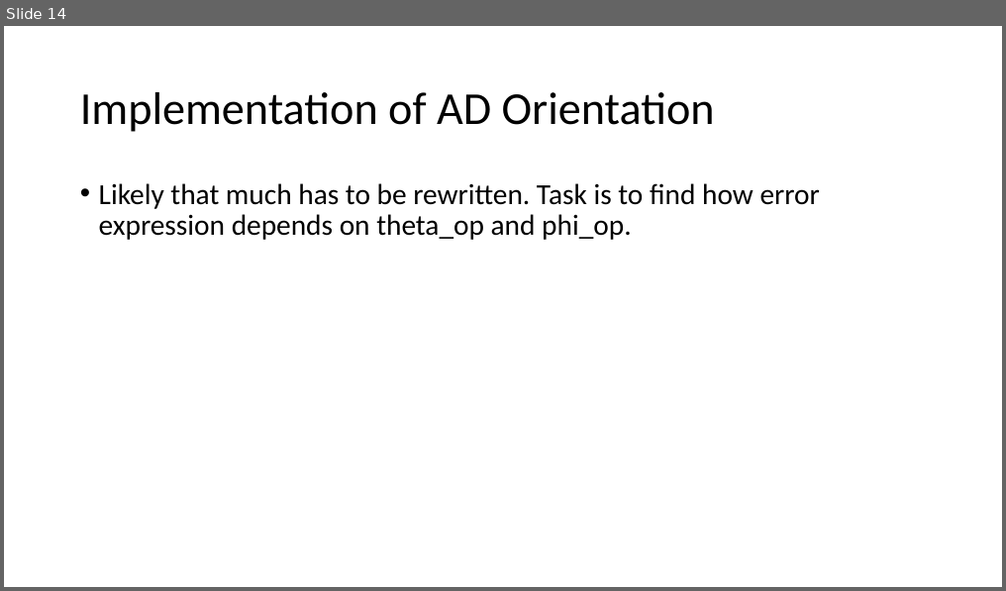
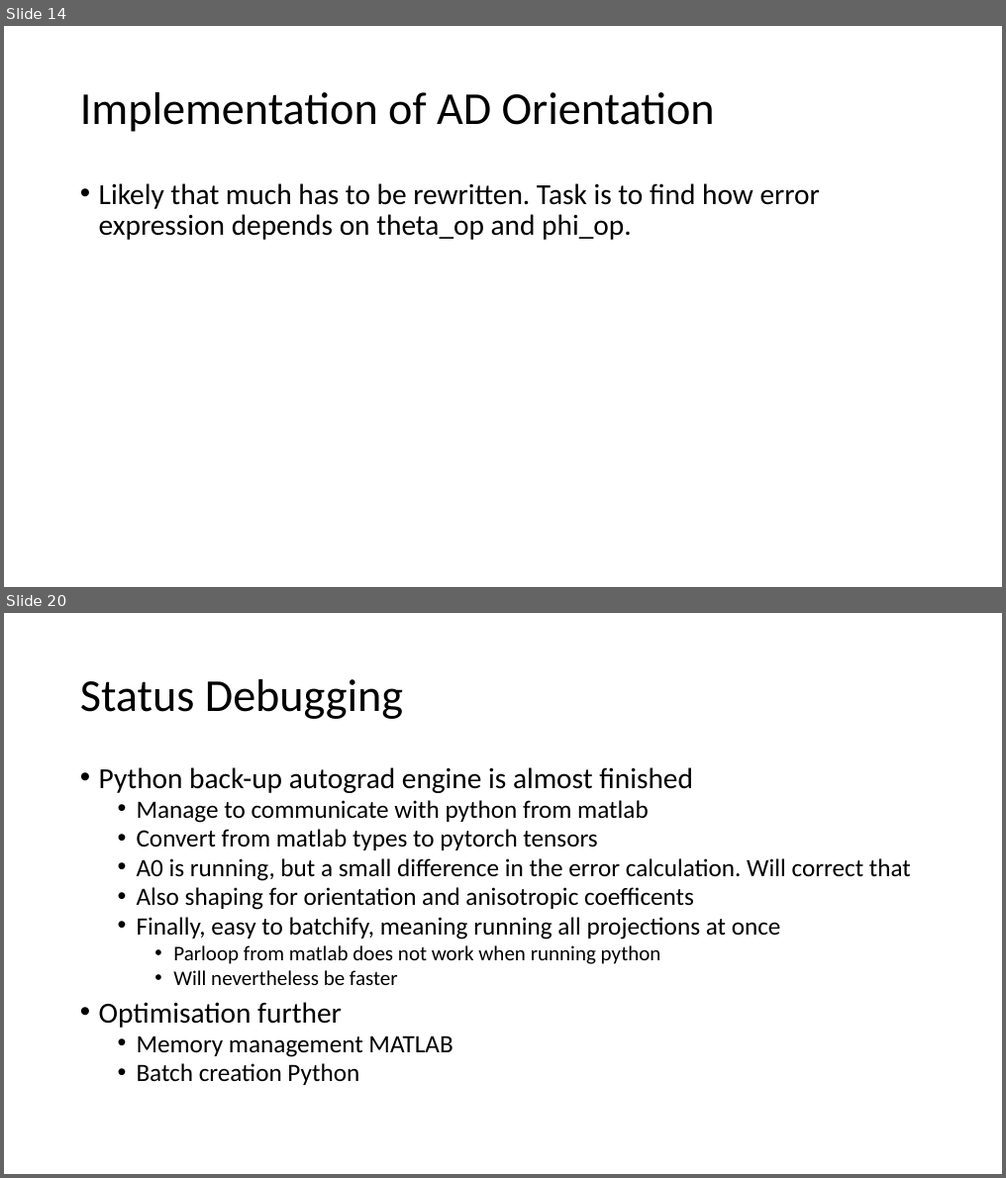
Before and after one commit to RubenDragland/XRD_CT, a slide deck: Doc/20220928 Pres AD Implementation.pptx. Shown one above the other, each under a label of ours: slide 14 before the commit, slides 14 and 20 after it; the slides between them are not shown. The pictures are 1006x591 and 1006x1178 pixels, drawn with LibreOffice and Linux fonts; fonts in the diff are those of the drawing. Boxes give left, top, right and bottom in pixels: in the first picture for what was removed or moved away, otherwise in the second. Text is boxed around its words. In the diff, an @@ line names an element or a change of style, - is before the commit and + after.

```diff
--- a/Doc/20220928 Pres AD Implementation.pptx
+++ b/Doc/20220928 Pres AD Implementation.pptx
@@ slide 20 added at (4, 613, 1002, 1174), background #FFFFFF @@
@@ title added at (80, 679, 403, 719), 44 pt, text #000000 @@
+Status Debugging
@@ text added at (99, 767, 911, 1085), 24 pt, text #000000 @@
+• Python back-up autograd engine is almost finished
+  • Manage to communicate with python from matlab
+  • Convert from matlab types to pytorch tensors
+  • A0 is running, but a small difference in the error calculation. Will correct that
+  • Also shaping for orientation and anisotropic coefficents
+  • Finally, easy to batchify, meaning running all projections at once
+    • Parloop from matlab does not work when running python
+    • Will nevertheless be faster
+• Optimisation further
+  • Memory management MATLAB
+  • Batch creation Python
```
Also in this commit, not shown: 9 other slides added.
